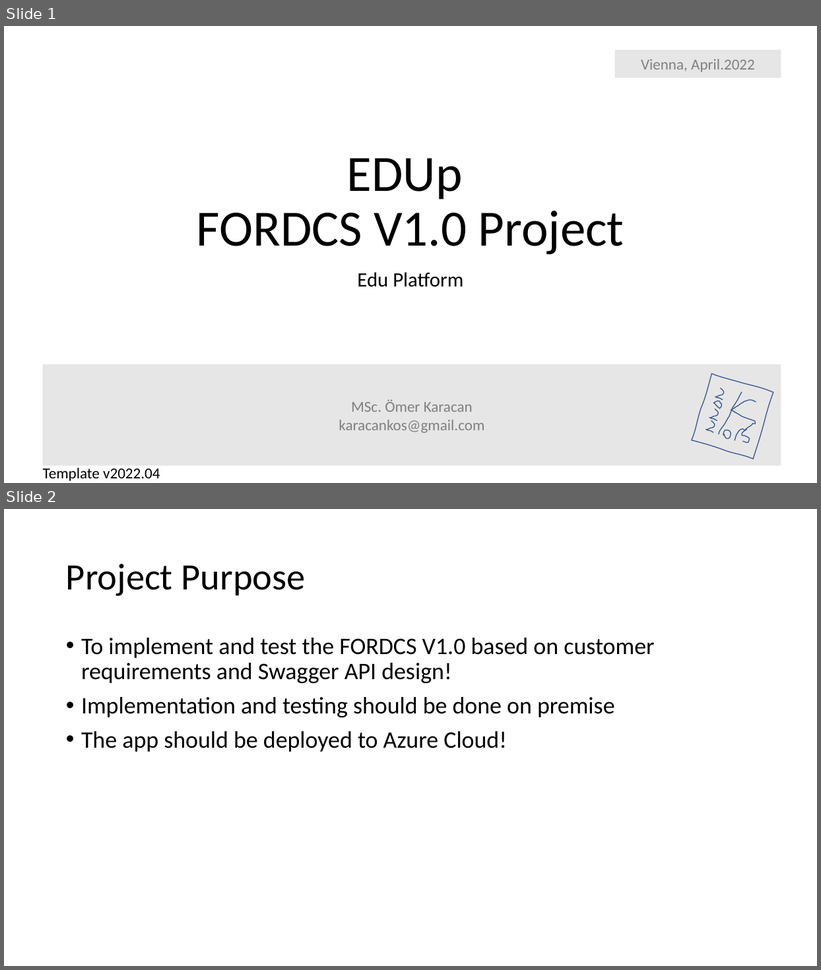
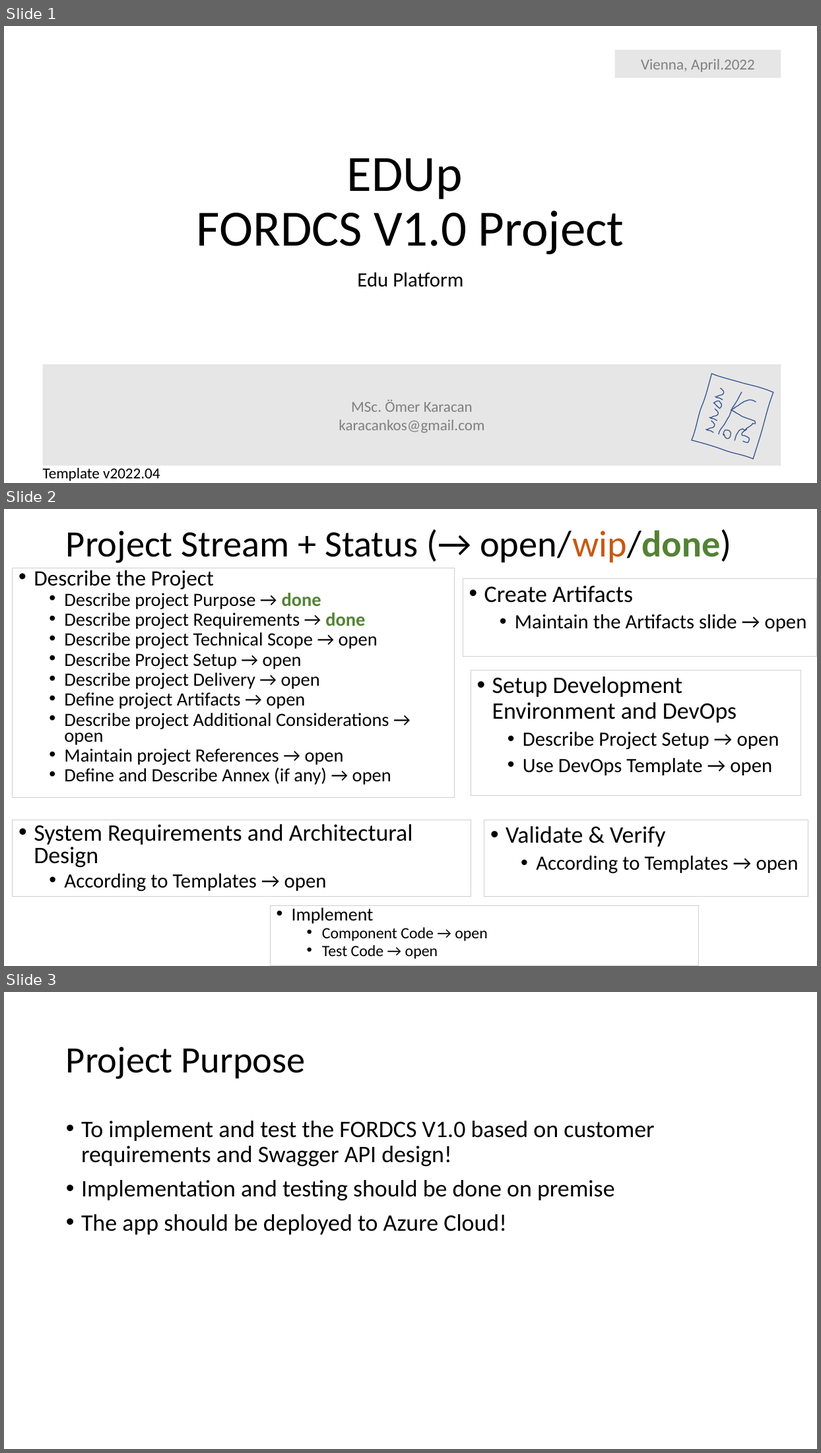
Before and after one commit to karacankos/smarthome-fordcs, a slide deck: fordcs-docs/EDUp FORDCS-V1.0 Project-v2022.04/1-Presentation/EDUp FORDCS-V1.0 Project.v2022.04.pptx. Shown one above the other, each under a label of ours: slides 1 and 2 before the commit, slides 1, 2 and 3 after it. The pictures are 821x970 and 821x1453 pixels, drawn with LibreOffice and Linux fonts; fonts in the diff are those of the drawing. Boxes give left, top, right and bottom in pixels: in the first picture for what was removed or moved away, otherwise in the second. Text is boxed around its words. In the diff, an @@ line names an element or a change of style, - is before the commit and + after.

```diff
--- a/fordcs-docs/EDUp FORDCS-V1.0 Project-v2022.04/1-Presentation/EDUp FORDCS-V1.0 Project.v2022.04.pptx
+++ b/fordcs-docs/EDUp FORDCS-V1.0 Project-v2022.04/1-Presentation/EDUp FORDCS-V1.0 Project.v2022.04.pptx
@@ slide 2 added at (4, 509, 817, 966), background #FFFFFF @@
@@ title added at (66, 529, 732, 563), 44 pt, text #000000 @@
+Project Stream + Status (→ open/wip/done)
@@ text added at (13, 568, 455, 797), outline #D0CECE 0.75 pt, 22.2 pt, text #000000 @@
+• Describe the Project
+  • Describe project Purpose → done
+  • Describe project Requirements → done
+  • Describe project Technical Scope → open
+  • Describe Project Setup → open
+  • Describe project Delivery → open
+  • Define project Artifacts → open
+  • Describe project Additional Considerations → open
+  • Maintain project References → open
+  • Define and Describe Annex (if any) → open
@@ rectangle added at (463, 578, 817, 657), outline #D0CECE 0.75 pt, 24 pt, text #000000 @@
+• Create Artifacts
+  • Maintain the Artifacts slide → open
@@ rectangle added at (471, 670, 801, 795), outline #D0CECE 0.75 pt, 24 pt, text #000000 @@
+• Setup Development Environment and DevOps
+  • Describe Project Setup → open
+  • Use DevOps Template → open
@@ rectangle added at (13, 820, 471, 897), outline #D0CECE 0.75 pt, 28 pt, text #000000 @@
+• System Requirements and Architectural Design
+  • According to Templates → open
@@ rectangle added at (484, 820, 809, 897), outline #D0CECE 0.75 pt, 24 pt, text #000000 @@
+• Validate & Verify
+  • According to Templates → open
@@ rectangle added at (270, 906, 699, 966), outline #D0CECE 0.75 pt, 18.6 pt, text #000000 @@
+• Implement
+  • Component Code → open
+  • Test Code → open
@@ what was slide 2 is now slide 3 @@
```
Also in this commit, not shown: 2 slides changed, 9 other files.
